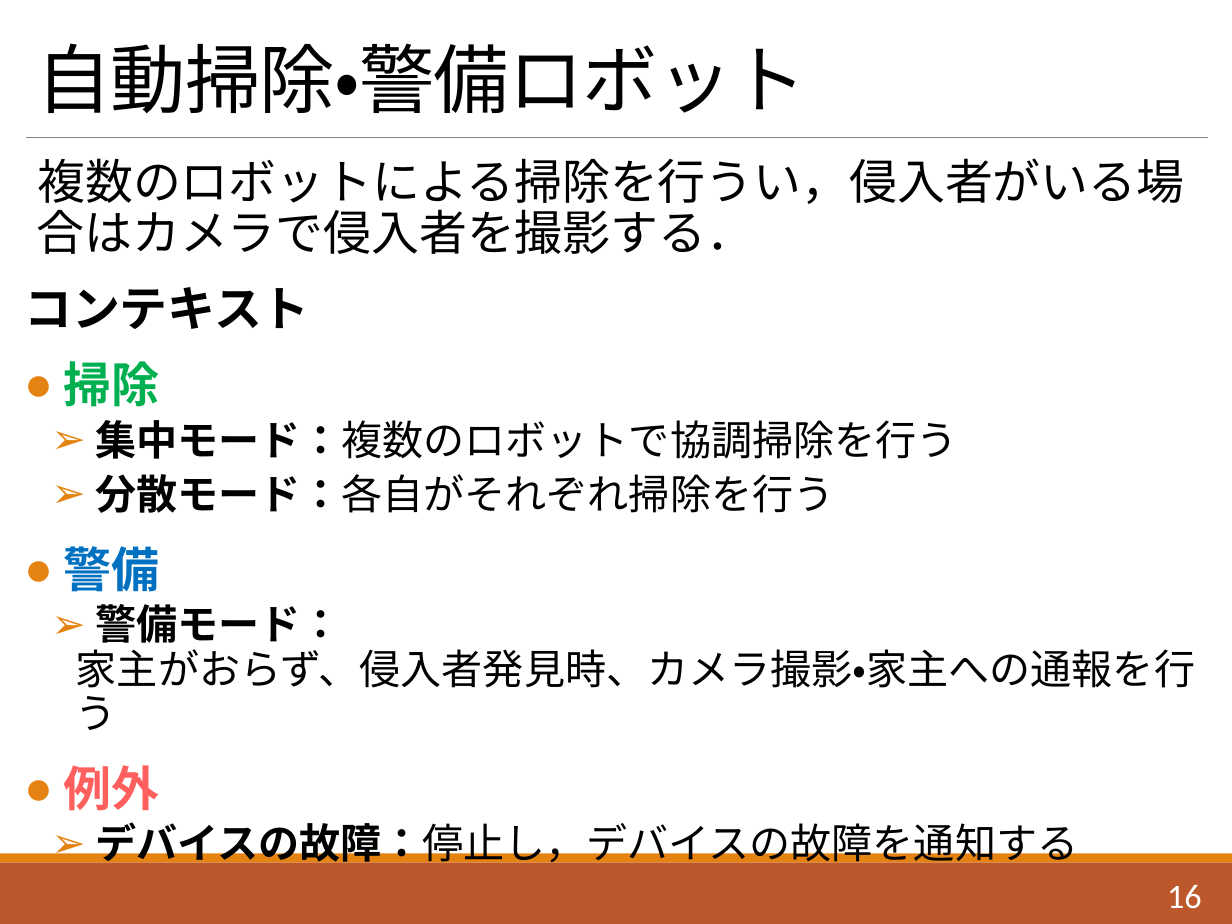
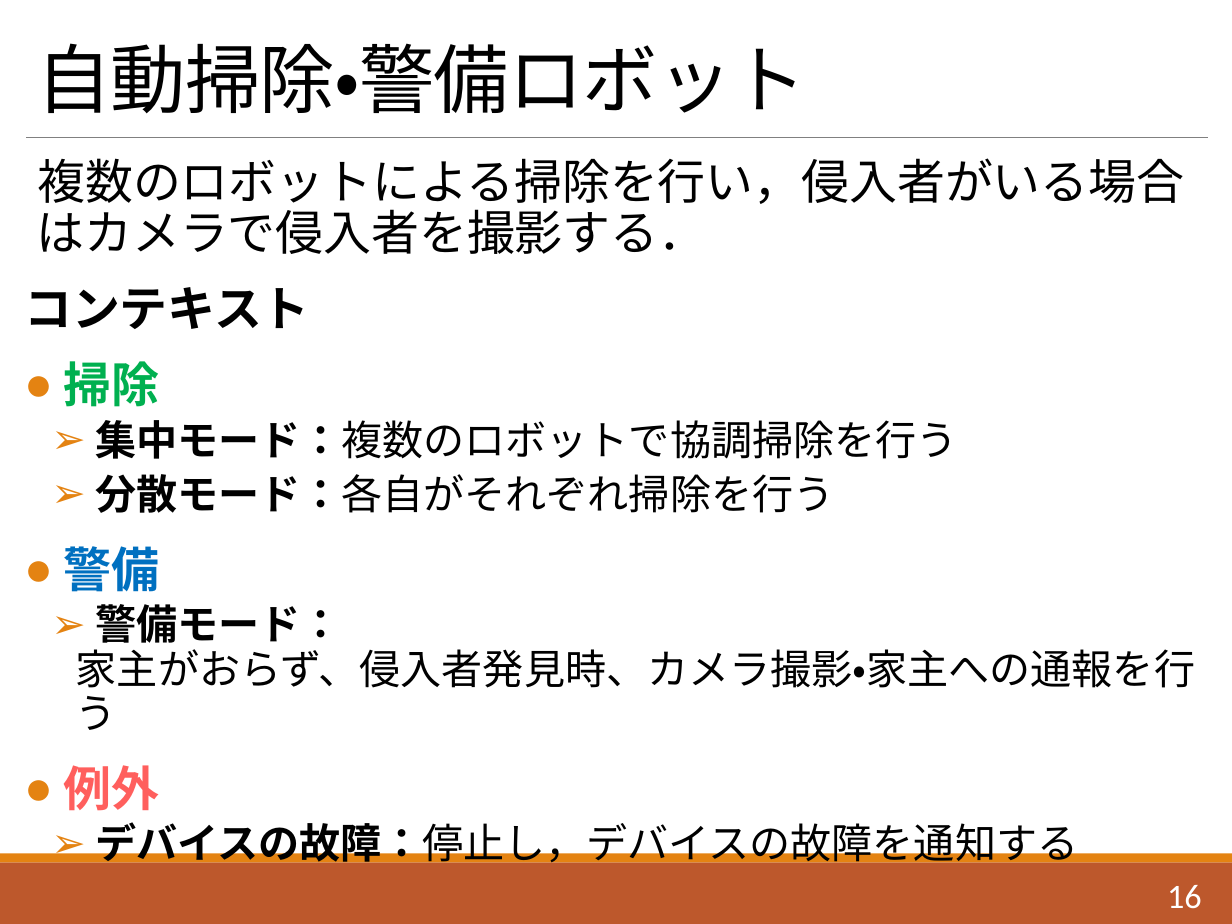
Before and after one commit to Saeki1120/Document, a slide deck: slide 17 of FLS/1120/ContextROS.pptx. Drawn at 1232x924 pixels with LibreOffice and Linux fonts; fonts in the diff are those of the drawing. Boxes give left, top, right and bottom in pixels: in the first picture for what was removed or moved away, otherwise in the second. Text is boxed around its words. In the diff, an @@ line names an element or a change of style, - is before the commit and + after.

```diff
--- a/FLS/1120/ContextROS.pptx
+++ b/FLS/1120/ContextROS.pptx
@@ text at [37,158,1184,254]: text changed @@
-  複数のロボットによる掃除を行うい，侵入者がいる場合はカメラで侵入者を撮影する．
+  複数のロボットによる掃除を行い，侵入者がいる場合はカメラで侵入者を撮影する．
```
Also in this commit, not shown: 5 other slides changed, 2 slides added.
